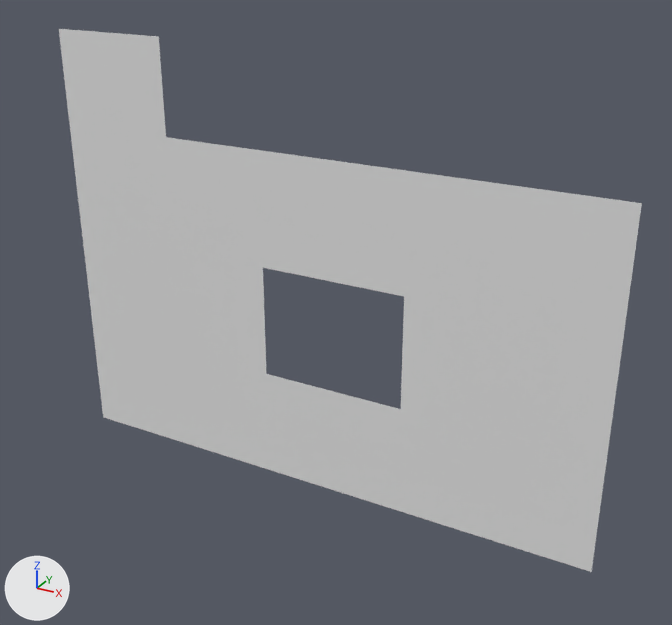
Before and after pictures for a commit that changed the FBX model Assets/Models/camera.fbx.
Camera for both pictures: a 50 mm camera at (-5.442, -0.954, 2.014) aimed at (-5.96, -0.013, 1.544). The lights are fixed; the arrows at lower left show +X, +Y and +Z. Where no turn or scale is listed for an object, it has been applied to the vertices.

Objects in the first picture: 'Button', 'Camera'.
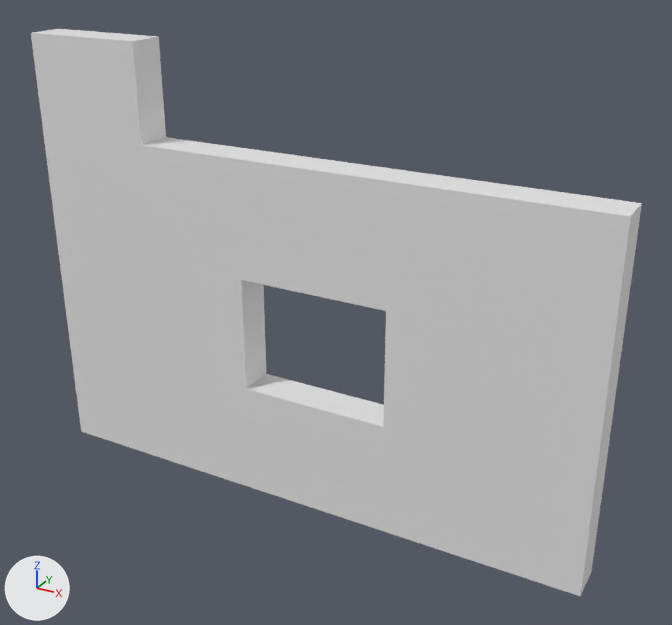
Changed parts and their boxes [x1, y1, x2, y2] in the pictures (672 x 625 px):
'Camera', reshaped
    before: [70, 124, 642, 572]
    after: [43, 131, 642, 596]
'Button', reshaped (26% wider, 7% taller)
    before: [59, 29, 166, 137]
    after: [31, 29, 166, 145]

Edits to the bpy script that builds the scene:
```text
Change me_plane_009:
    where me_plane_009.from_pydata(...)  # 4 vertices, 1 face; spans x -0.389..-0.221, y 0.0, z 0.234..0.361
    used by ob_button; location = (-6.0, 0.0, 1.5)
    verts and faces of me_plane_009; kept vertices keep their numbers, new ones are numbered from 4
    before: 0 (-0.389, 0.0, 0.234) at pixel (69, 123), 1 (-0.221, 0.0, 0.234) at pixel (166, 137), 2 (-0.389, 0.0, 0.361) at pixel (58, 28), 3 (-0.221, 0.0, 0.361) at pixel (158, 36)
    me_plane_009 part 1
    add delete_faces([(0, 1, 3, 2)])
    add for new, old in zip([*range(4, 8)], [*range(0, 4)]): verts[new] = verts[old] + (0.0, -0.05, 0.0)
    add faces += [(0, 2, 3, 1), (4, 5, 7, 6), (0, 1, 5, 4), (1, 3, 7, 5), (2, 6, 7, 3), (0, 4, 6, 2)]
Change me_plane_005:
    used by ob_camera; location = (-6.0, 0.0, 1.5)
    remove me_plane_005.from_pydata(...)  # 20 vertices, 11 faces; spans x -0.389..0.389, y 0.0, z -0.234..0.234
    add me_plane_005.from_pydata(...)  # 40 vertices, 40 faces; spans x -0.389..0.389, y -0.05..0.0, z -0.234..0.234
    me_plane_005 part 2
    11 faces are deleted
    2 vertices are added at (-0.221, -0.05, 0.078), (-0.221, -0.05, -0.078)
    18 new vertices lie (0.0, -0.05, 0.0) away from vertices in x -0.389..0.389, y 0.0, z -0.234..0.234
    40 new faces join them
```
